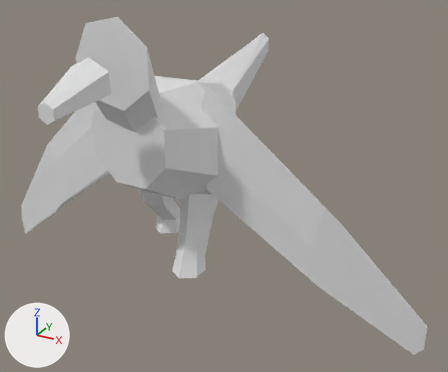
One commit to the OBJ model data/animals/bem_te_vi/walk/7.obj: the scene before it, then after it.
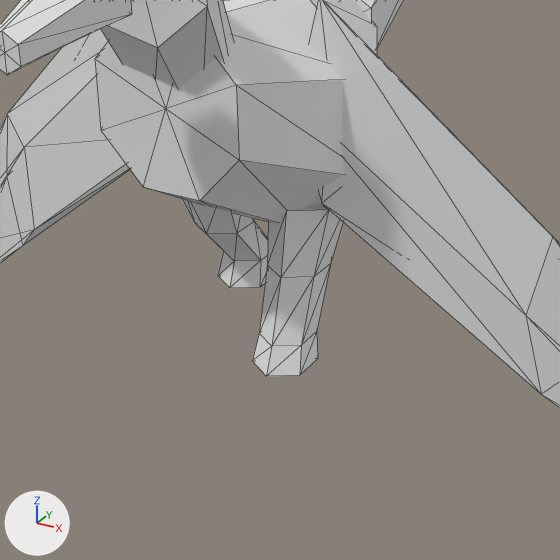
Each version appears first whole from a 50 mm camera at (0.45, -0.675, 0.538) aimed at (0.052, 0.048, 0.177), and next in a close-up on the part from 10% to 73% of the width and 23% to 100% of the height. The lights are fixed; the arrows at lower left show +X, +Y and +Z. The last two pictures show the newer version. The close-ups show mesh edges as thin lines. Where no turn or scale is listed for an object, it has been applied to the vertices.

In view in the first close-up: 'bem_te_vi_walk_7'.
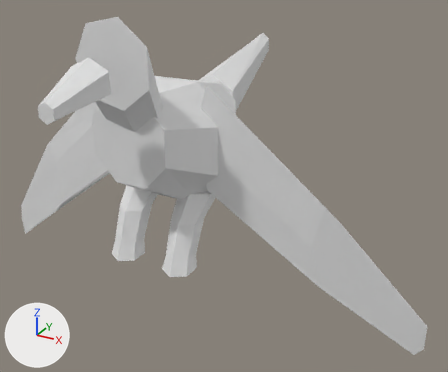
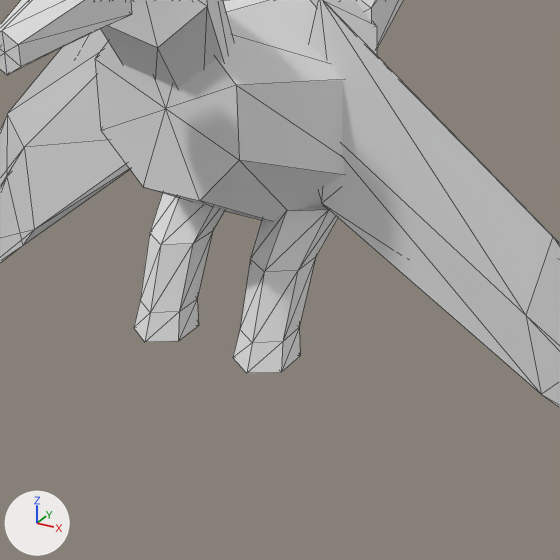
The change, as a list of edits to the scene's bpy script:
```text
Change me_bem_te_vi_walk_7:
    where me_bem_te_vi_walk_7.from_pydata(...)  # 156 vertices, 280 faces; spans x -0.362..0.36, y -0.228..0.306, z 0.0..0.435
    used by ob_bem_te_vi_walk_7; location = (0.0, 0.0, 0.0)
    me_bem_te_vi_walk_7 part 1: all 13 vertices in x -0.063..-0.023, y 0.019..0.071, z 0.088..0.108 are moved by (0.0, -0.106, 0.006)
    me_bem_te_vi_walk_7 part 2: all 6 vertices in x -0.062..-0.024, y -0.008..0.041, z 0.146 are moved by (0.0, -0.054, 0.014)
    me_bem_te_vi_walk_7 part 3: all 13 vertices in x 0.023..0.063, y -0.063..-0.011, z 0.079..0.099 are moved by (0.0, -0.024, 0.015)
    me_bem_te_vi_walk_7 part 4: all 6 vertices in x 0.024..0.062, y -0.041..0.008, z 0.146 are moved by (0.0, -0.021, 0.014)
```

Where the change shows, as pixel boxes (x1, y1, x2, y2) in the close-ups (560 x 560 px; the box of a moved part takes in the faces that stretch with it):
part 1 of me_bem_te_vi_walk_7, moved or reshaped
    before: (218, 252, 267, 288)
    after: (134, 299, 199, 342)
part 2 of me_bem_te_vi_walk_7, moved or reshaped
    before: (183, 199, 268, 261)
    after: (140, 193, 224, 312)
part 3 of me_bem_te_vi_walk_7, moved or reshaped
    before: (252, 332, 318, 376)
    after: (233, 328, 300, 373)
part 4 of me_bem_te_vi_walk_7, moved or reshaped
    before: (259, 210, 343, 346)
    after: (240, 210, 338, 343)
